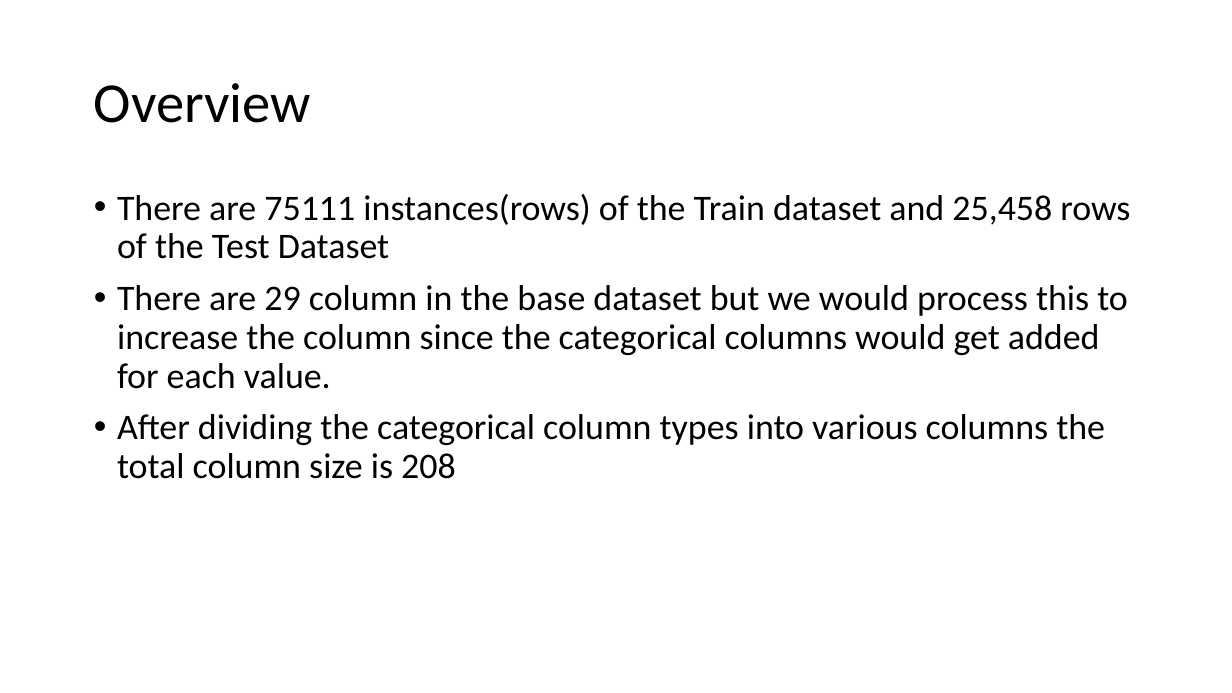
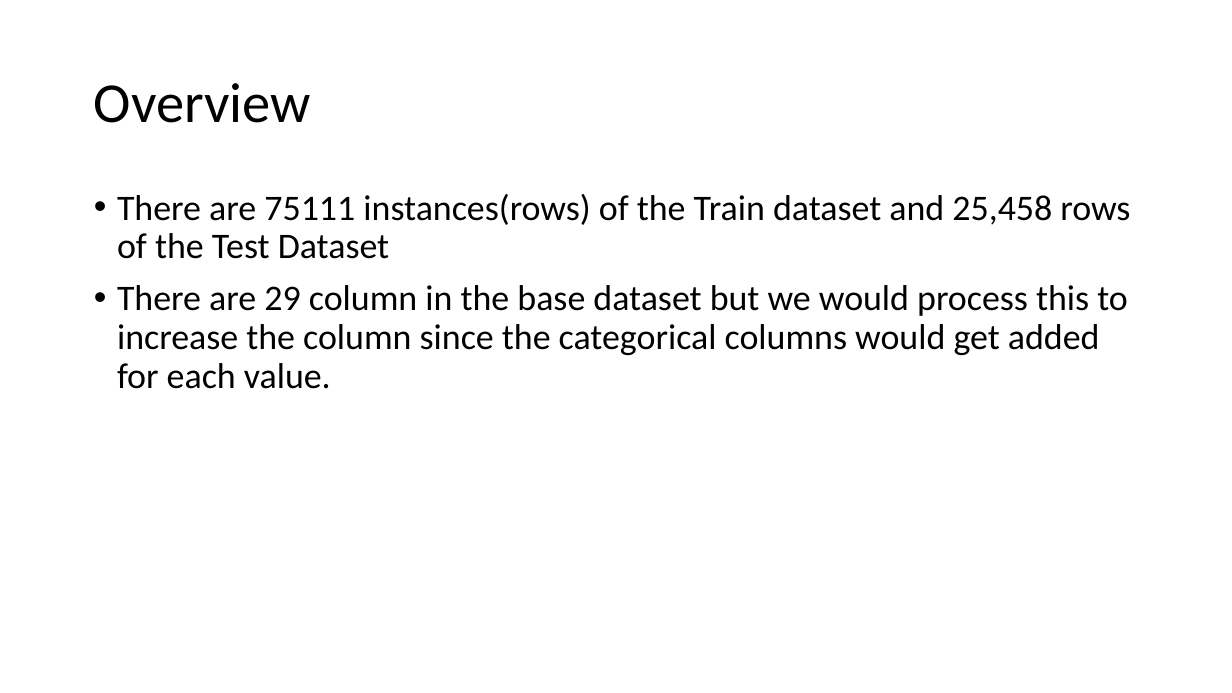
Before and after one commit to gatsb26/springboard_DSC, a slide deck: slide 2 of Capstone Project 1/Data Story Capstone Project 1.pptx. Drawn at 1232x693 pixels with LibreOffice and Linux fonts; fonts in the diff are those of the drawing. Boxes give left, top, right and bottom in pixels: in the first picture for what was removed or moved away, otherwise in the second. Text is boxed around its words. In the diff, an @@ line names an element or a change of style, - is before the commit and + after.

Commit message:
Updated file

```diff
--- a/Capstone Project 1/Data Story Capstone Project 1.pptx
+++ b/Capstone Project 1/Data Story Capstone Project 1.pptx
@@ text at (x1=117, y1=414, x2=1105, y2=479): paragraph removed @@
-• After dividing the categorical column types into various columns the total column size is 208
```
Also in this commit, not shown: 2 slides added.
